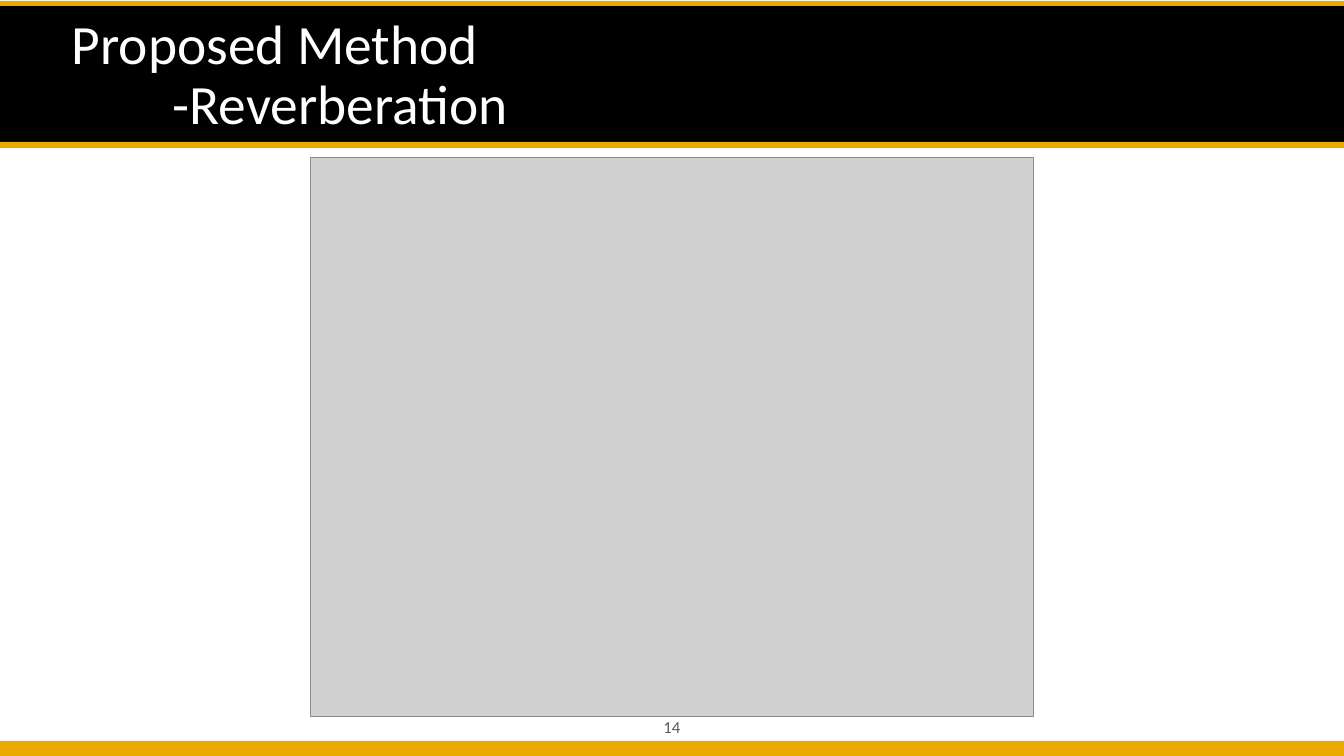
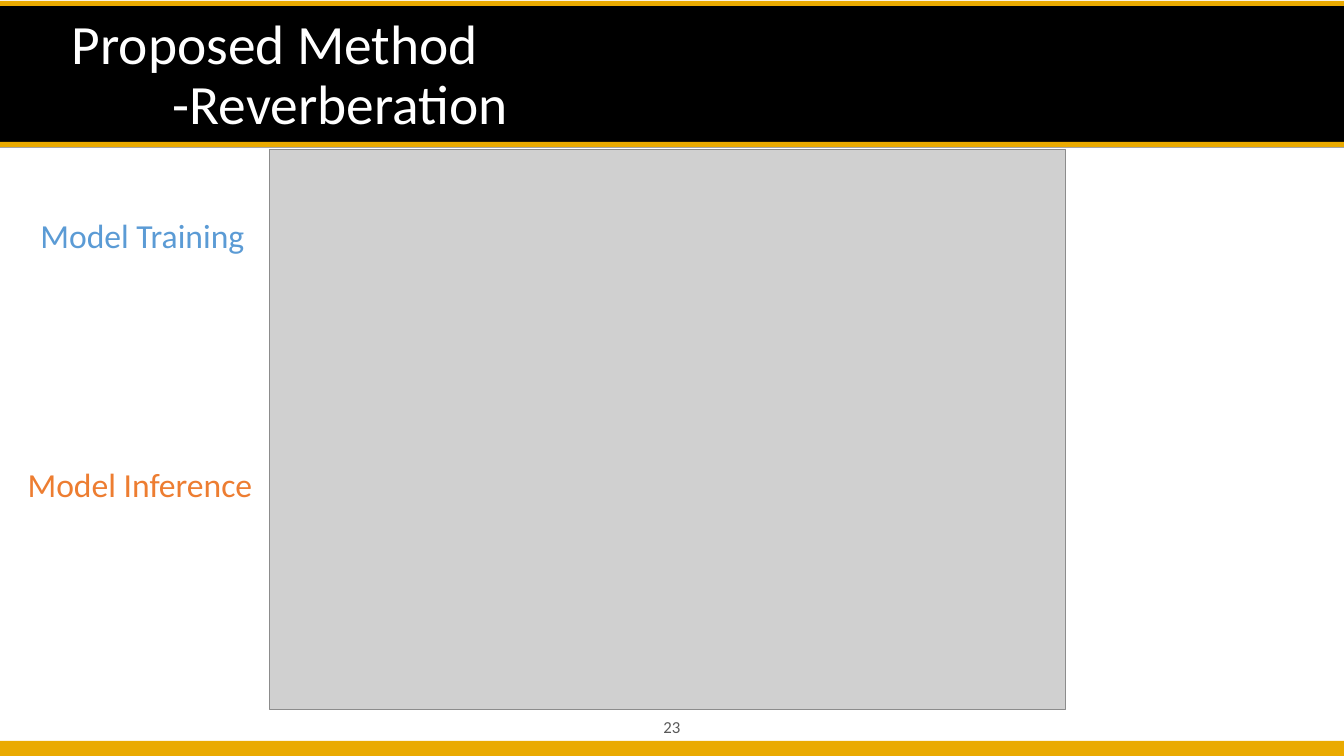
Before and after one commit to likelian/Lab_spring2022, a slide deck: slide 23 of doc/PPT/ Automatic Mixing Proposal.pptx (slide 14 before the commit). Drawn at 1344x756 pixels with LibreOffice and Linux fonts; fonts in the diff are those of the drawing; grey boxes stand for pictures; background and template pictures are left out. Boxes give left, top, right and bottom in pixels: in the first picture for what was removed or moved away, otherwise in the second. Text is boxed around its words. In the diff, an @@ line names an element or a change of style, - is before the commit and + after.

```diff
--- a/doc/PPT/ Automatic Mixing Proposal.pptx
+++ b/doc/PPT/ Automatic Mixing Proposal.pptx
@@ picture: place and size @@
-picture at [311, 157, 1034, 717]
+picture at [270, 149, 1066, 710]
@@ rounded rectangle added at [270, 149, 1053, 351], fill #9DC3E6 at 16% opacity @@
@@ text added at [40, 224, 244, 254], 24 pt, text #5B9BD5 @@
+Model Training
@@ rounded rectangle added at [270, 366, 1053, 596], fill #F4B183 at 16% opacity @@
@@ text added at [28, 473, 253, 498], 24 pt, text #ED7D31 @@
+Model Inference
@@ page number at [663, 722, 680, 733]: text changed @@
-14
+23
```
Also in this commit, not shown: 10 other slides changed, 11 slides added, 1 slide removed, 12 other files.
